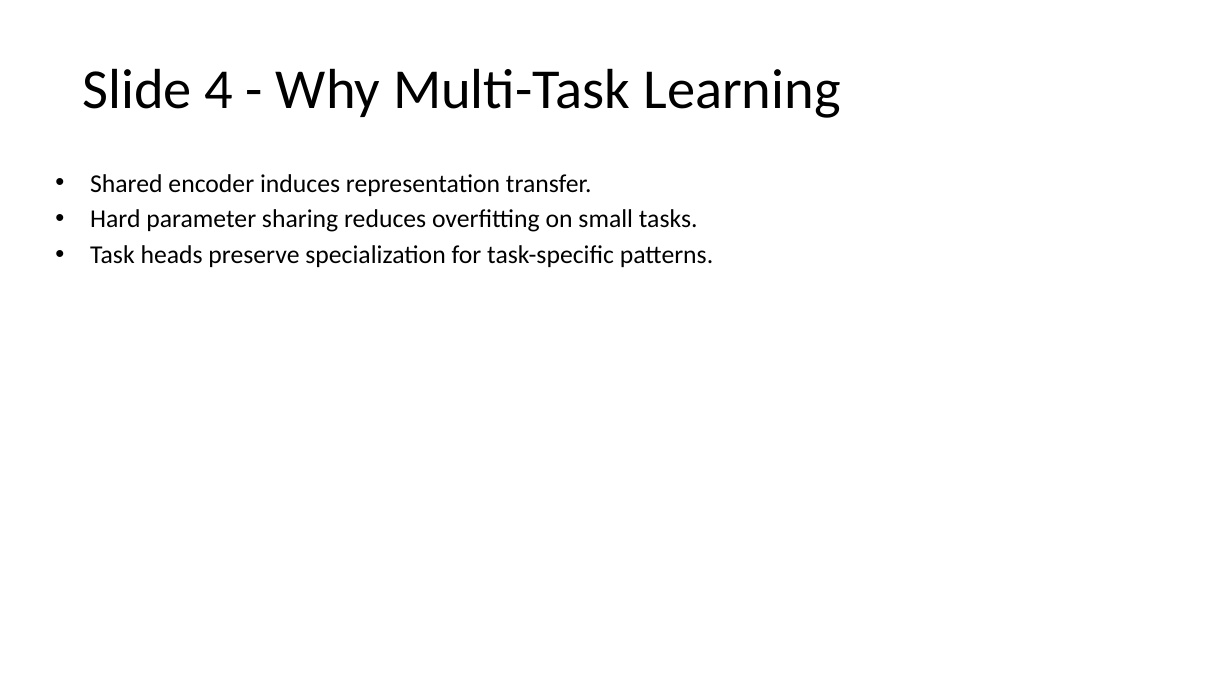
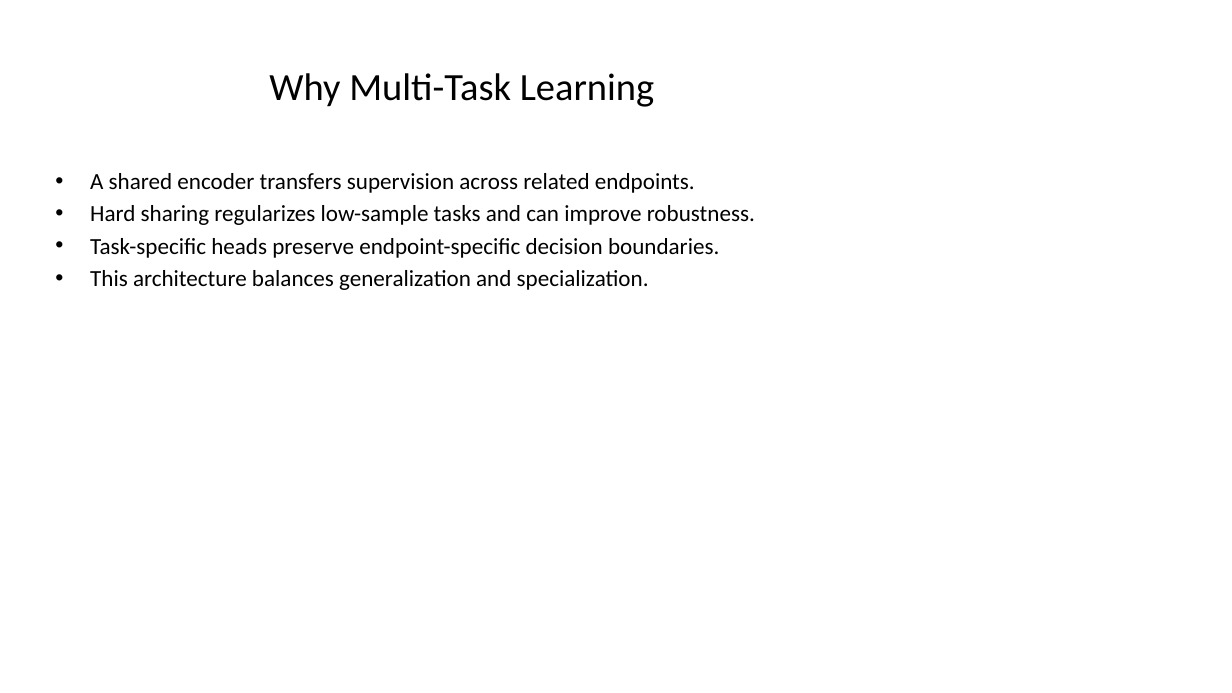
Before and after one commit to Sushree2179/Neural_PK-PD_Modeling_with_ODE, a slide deck: slide 4 of Slides/Phase3B_18Slide_Deck.pptx. Drawn at 1232x693 pixels with LibreOffice and Linux fonts; fonts in the diff are those of the drawing. Boxes give left, top, right and bottom in pixels: in the first picture for what was removed or moved away, otherwise in the second. Text is boxed around its words. In the diff, an @@ line names an element or a change of style, - is before the commit and + after.

```diff
--- a/Slides/Phase3B_18Slide_Deck.pptx
+++ b/Slides/Phase3B_18Slide_Deck.pptx
@@ title at (269,73,654,107): text changed; size 44 to 30 pt @@
-Slide 4 - Why Multi-Task Learning
+Why Multi-Task Learning
@@ text at (90,173,755,290): text changed; size 20 to 18 pt @@
-• Shared encoder induces representation transfer.
-• Hard parameter sharing reduces overfitting on small tasks.
-• Task heads preserve specialization for task-specific patterns.
+• A shared encoder transfers supervision across related endpoints.
+• Hard sharing regularizes low-sample tasks and can improve robustness.
+• Task-specific heads preserve endpoint-specific decision boundaries.
+• This architecture balances generalization and specialization.
```
Also in this commit, not shown: 17 other slides changed, 5 slides added, 3 other files.
